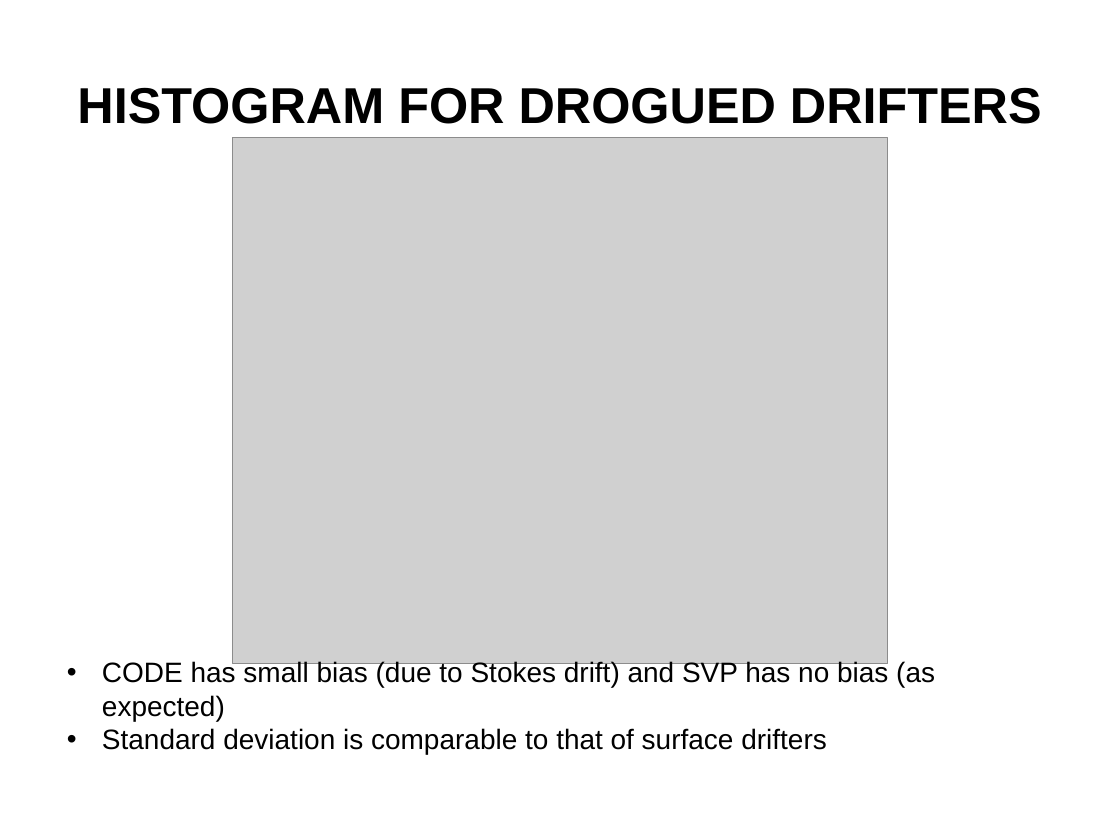
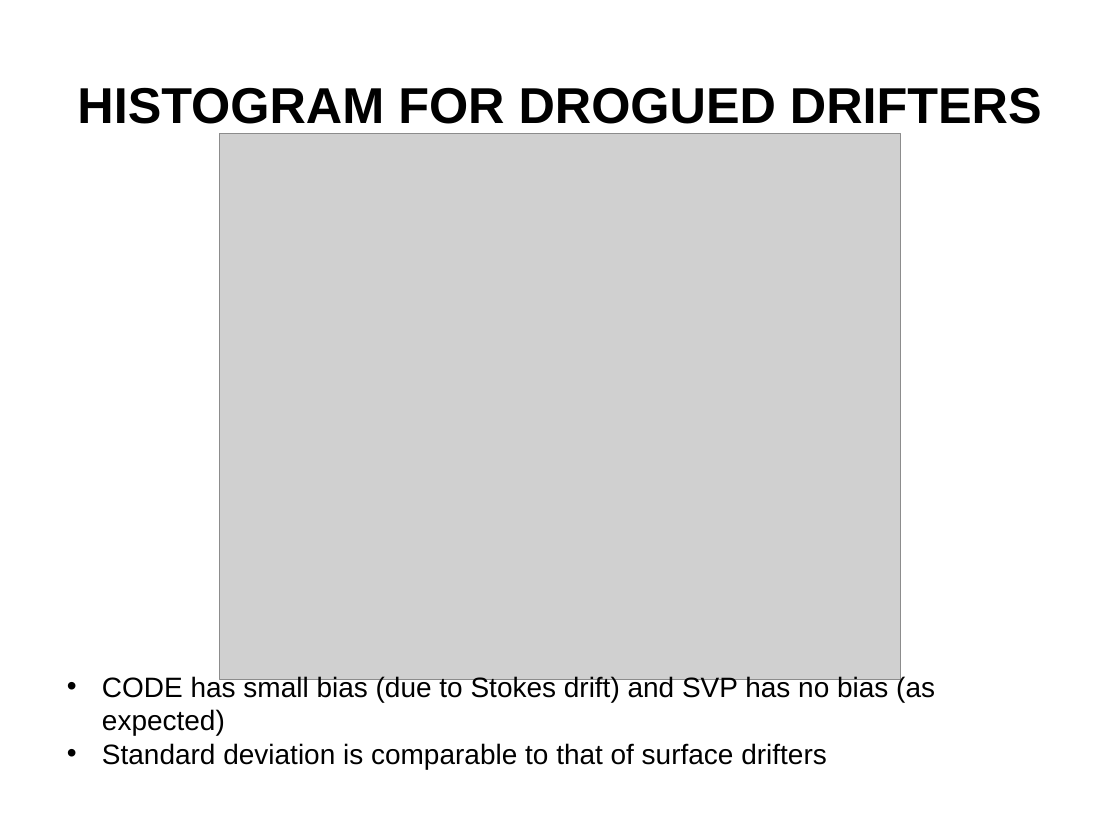
Before and after one commit to nsoontie/velocity-error, a slide deck: slide 6 of presentations/MOI-CONCEPTS-2021/Soontiens_Sutherland_drift_DFO-MOI.pptx. Drawn at 1120x840 pixels with LibreOffice and Linux fonts; fonts in the diff are those of the drawing; grey boxes stand for pictures; background and template pictures are left out. Boxes give left, top, right and bottom in pixels: in the first picture for what was removed or moved away, otherwise in the second. Text is boxed around its words. In the diff, an @@ line names an element or a change of style, - is before the commit and + after.

```diff
--- a/presentations/MOI-CONCEPTS-2021/Soontiens_Sutherland_drift_DFO-MOI.pptx
+++ b/presentations/MOI-CONCEPTS-2021/Soontiens_Sutherland_drift_DFO-MOI.pptx
@@ picture: place and size @@
-picture at [233,138,888,663]
+picture at [220,133,902,680]
@@ text "CODE has small bias (due ...": place and size @@
-text "CODE has small bias (due ..." at [102,660,935,754]
+text "CODE has small bias (due ..." at [102,675,935,769]
```
Also in this commit, not shown: 8 other slides changed.
